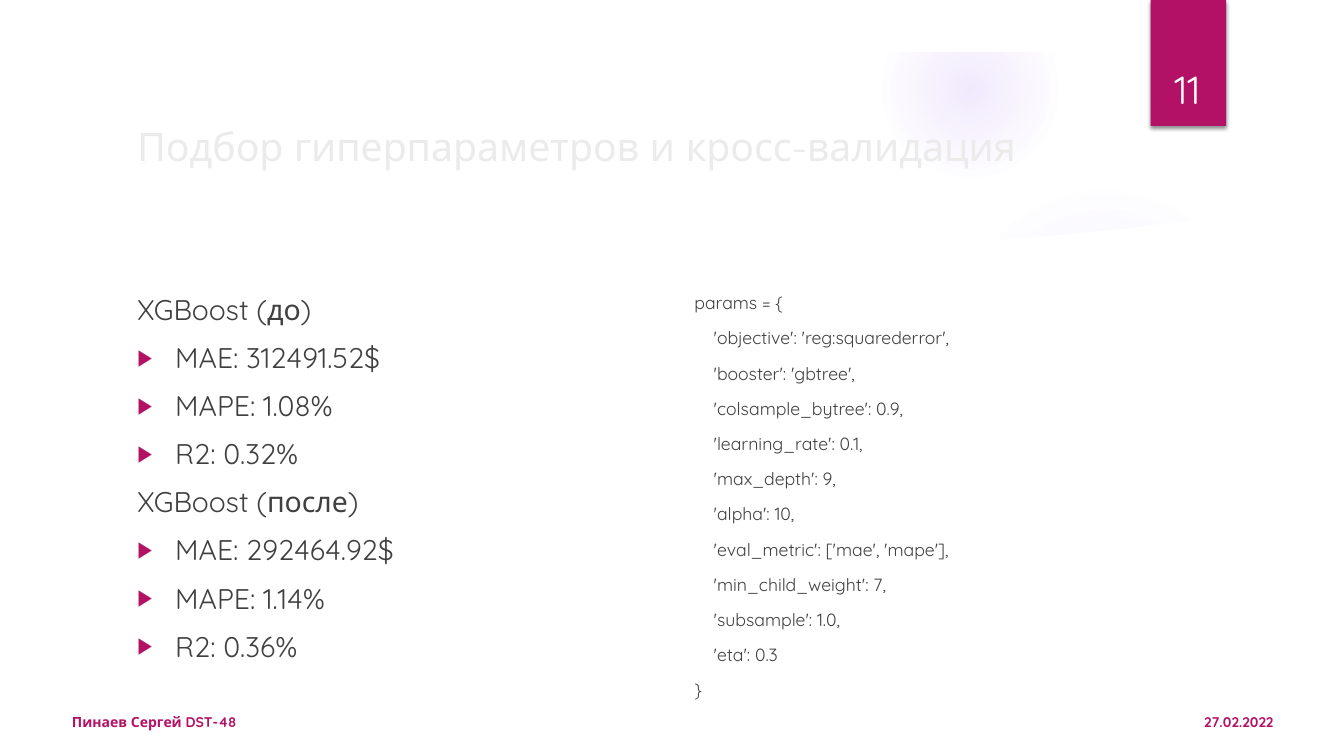
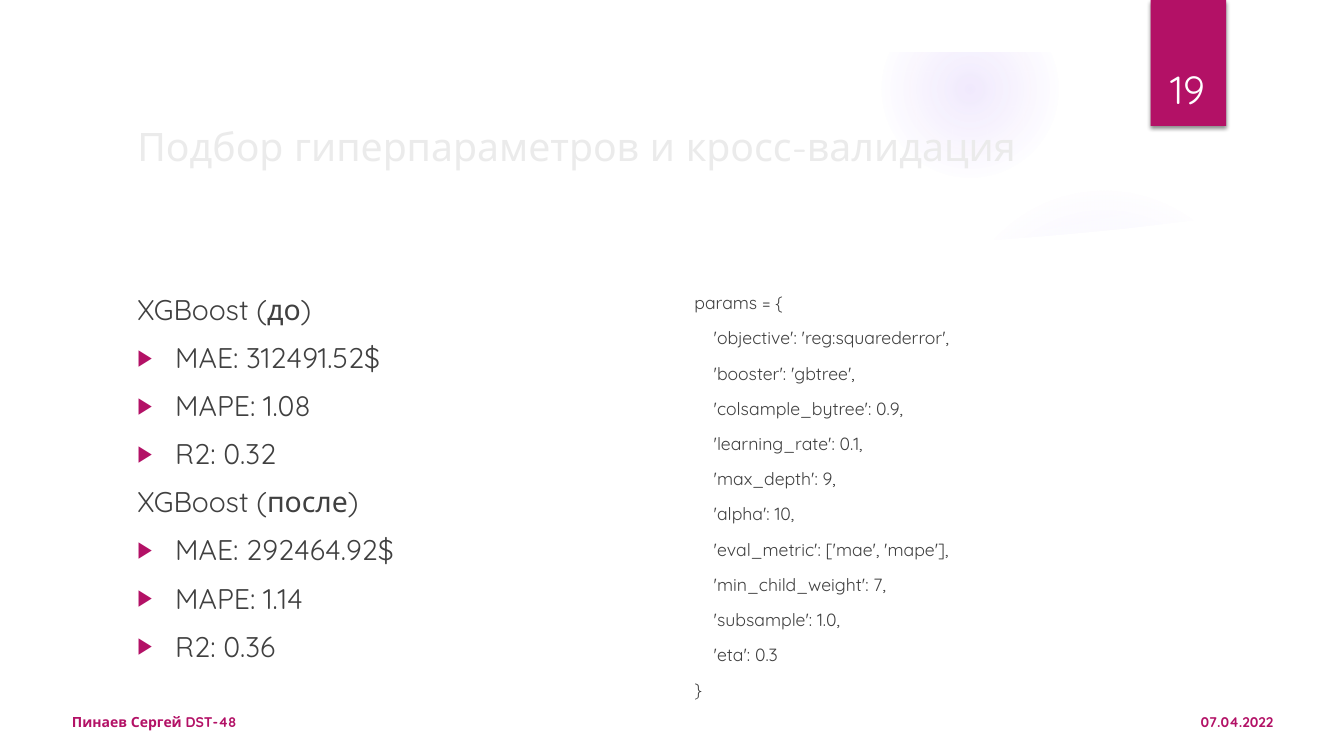
Before and after one commit to binom1982/skillfactory, a slide deck: slide 19 of finale_project/presentation.pptx (slide 11 before the commit). Drawn at 1344x756 pixels with LibreOffice and Linux fonts; fonts in the diff are those of the drawing; background and template pictures are left out. Boxes give left, top, right and bottom in pixels: in the first picture for what was removed or moved away, otherwise in the second. Text is boxed around its words. In the diff, an @@ line names an element or a change of style, - is before the commit and + after.

```diff
--- a/finale_project/presentation.pptx
+++ b/finale_project/presentation.pptx
@@ page number at bbox=[1170, 76, 1205, 105]: text changed @@
-11
+19
@@ text at bbox=[175, 396, 310, 465]: text changed @@
-▶ MAPE: 1.08%
-▶ R2: 0.32%
+▶ MAPE: 1.08
+▶ R2: 0.32
@@ text at bbox=[175, 589, 303, 658]: text changed @@
-▶ MAPE: 1.14%
-▶ R2: 0.36%
+▶ MAPE: 1.14
+▶ R2: 0.36
@@ text at bbox=[1201, 717, 1274, 727]: text changed @@
-27.02.2022
+07.04.2022
```
Also in this commit, not shown: 13 other slides changed, 10 slides added, 1 slide removed, 2 other files.
